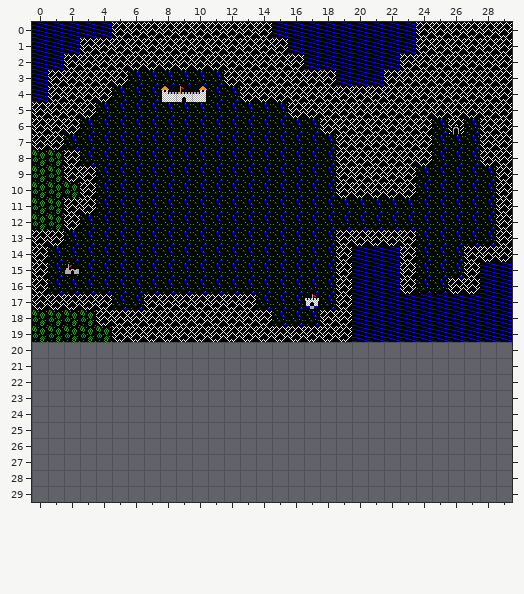
Tiled map -- phaser/Ultima-Game-V1/assets/map1.tmx. The first picture shows the starting point.
Cells are 16x16 px. Shown: x 0..29, y 0..29. The old version is drawn lined up with the new one.
After the commit:
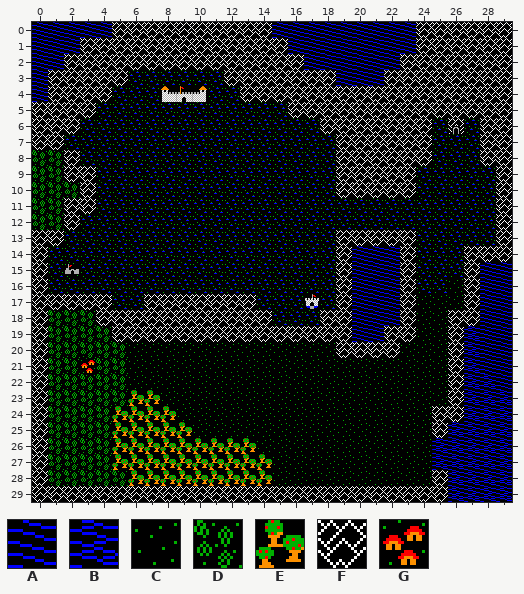
Key: from "ultima": A 1, B 2, C 4, D 5, E 6, F 8, G 12.
_ is an empty cell.
Tiles replaced or removed in this view: A, D, F.
Difference:
Changed rows in their new state; . is an unchanged cell.
map size 30x20 -> 30x30 cells
Layer "grassLayer":
first column x 6:
16 ....................C
17 ..................CCC
18 ..................CC.
19 ..................CC.
20 CCCCCCCCCCCCC....CCC.
21 CCCCCCCCCCCCCCCCCCCC.
22 CCCCCCCCCCCCCCCCCCCC.
23 ..CCCCCCCCCCCCCCCCCC.
24 ...CCCCCCCCCCCCCCCC..
25 ....CCCCCCCCCCCCCCC..
26 ........CCCCCCCCCCC..
27 .........CCCCCCCCCC..
28 .........CCCCCCCCCC..
Layer "mapLayer":
first column x 0:
16 .........................._...
17 .......................F___F..
18 F......................F__FF..
19 F.....................FF__FB..
20 FDDDDD.............FFFF...FBAA
21 FDDGDD....................FBAA
22 FDDDDD....................FBBA
23 FDDDDDEE..................FBBB
24 FDDDDEEEE................FFBBB
25 FDDDDEEEEE...............FBBBB
26 FDDDDEEEEEEEEE...........BBBBB
27 FDDDDEEEEEEEEEE..........BBBBB
28 FDDDDDEEEEEEEEE..........FBBBB
29 FFFFFFFFFFFFFFFFFFFFFFFFFFBBBB
